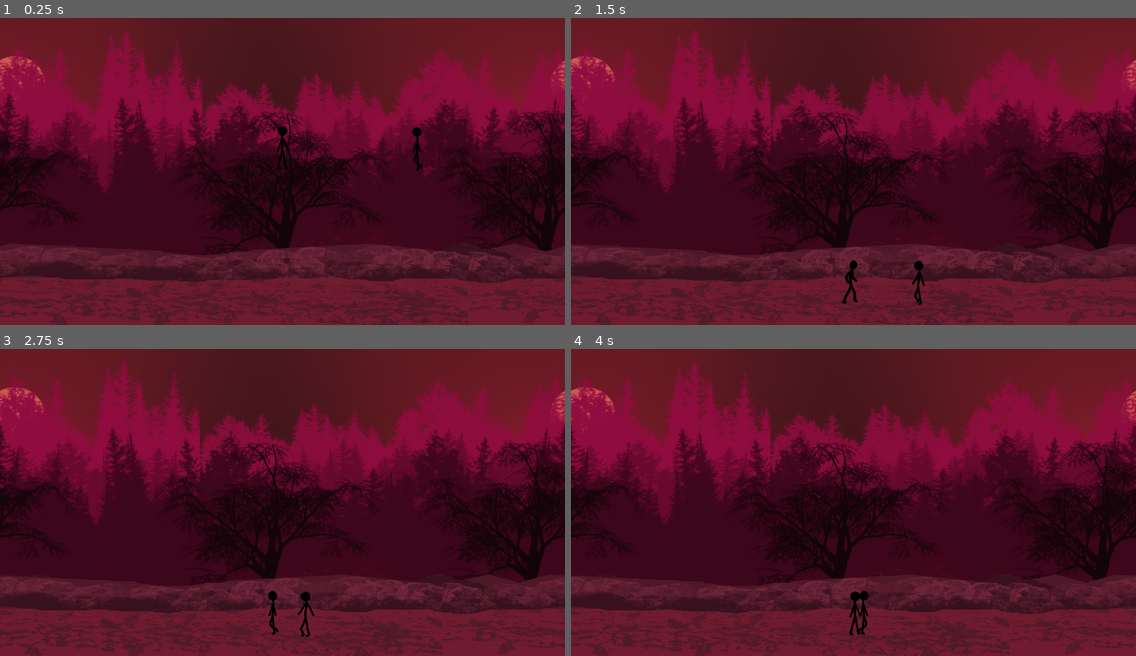
Above: before the commit, frames 1-4 (two rows, left to right).
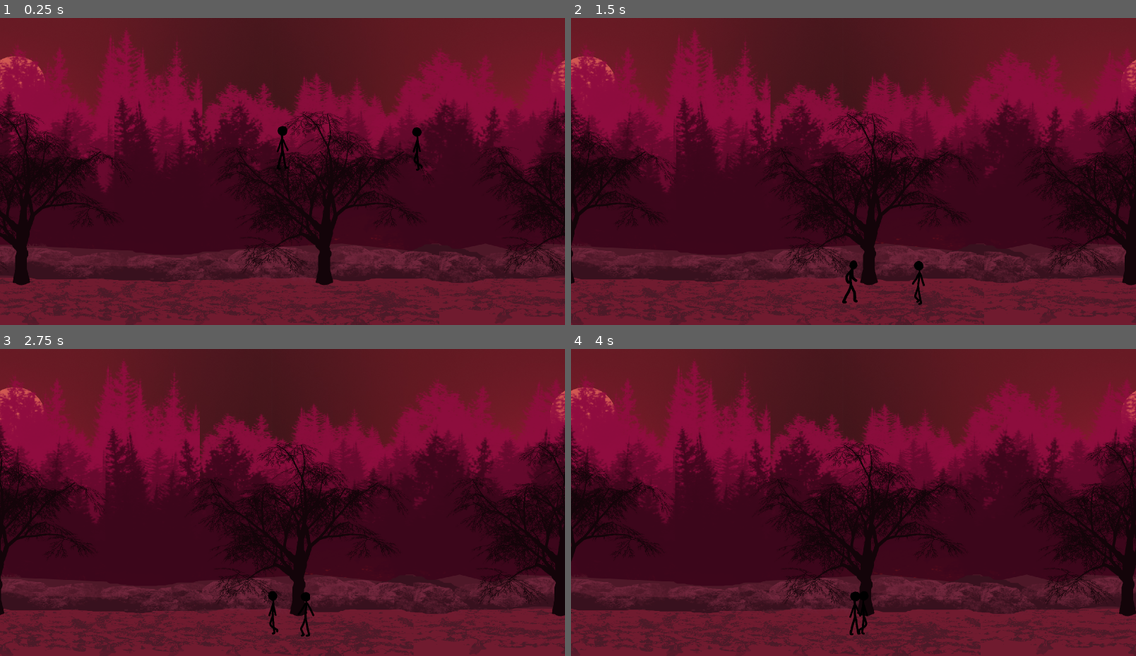
Above: after the commit, the same moments.

Repository: SUGANTH-V-27/stickman
Game: Godot game, scene res://scenes/main.tscn
Same seed, same stepped clock (60 frames per second), same inputs: the game is played once before the commit and once after it.
Inputs:
- Up to frame 1 (0.25 s): no input
- Up to frame 2 (1.5 s): hold Space (attack) 0.53-1.28 s; hold Right (ui_right) from 0.53 s (still down); tap K (kick) at 1.35 s
- Up to frame 3 (2.75 s): release Right (ui_right) at 2.03 s; hold Left (ui_left) from 2.03 s (still down); hold Space (attack) from 2.03 s (still down)
- Up to frame 4 (4 s): release Left (ui_left) at 2.78 s; release Space (attack) at 2.78 s; hold Right (ui_right) from 2.78 s (still down); tap K (kick) at 2.85 s; hold Space (attack) from 3.53 s (still down)

The runs differ from the first frame. In frame 1, 15% of the frame differs, in the area x 0-100%, y 30-100%; in frame 2, 14%; in frame 3, 14%; in frame 4, 13%.

Commit message:
small layer change in parallax

Diff:
--- a/scenes/main.tscn
+++ b/scenes/main.tscn
@@ -110,26 +110,26 @@
 position = Vector2(920, 540)
 texture = ExtResource("6_eb6dy")
 
-[node name="L6_Trees_front" type="ParallaxLayer" parent="ParallaxBackground"]
-motion_scale = Vector2(0.55, 0)
+[node name="L6_Ground" type="ParallaxLayer" parent="ParallaxBackground"]
+motion_scale = Vector2(1, 0)
 motion_mirroring = Vector2(1980, 0)
 
-[node name="Sprite2D" type="Sprite2D" parent="ParallaxBackground/L6_Trees_front"]
+[node name="Sprite2D" type="Sprite2D" parent="ParallaxBackground/L6_Ground"]
 texture_filter = 1
 texture_repeat = 2
 position = Vector2(900, 540)
-texture = ExtResource("7_trceg")
+texture = ExtResource("10_choun")
 
-[node name="L7_Ground" type="ParallaxLayer" parent="ParallaxBackground"]
+[node name="L7_Tree_Front" type="ParallaxLayer" parent="ParallaxBackground"]
 position = Vector2(0.5, 0)
 motion_scale = Vector2(1, 0)
 motion_mirroring = Vector2(1980, 0)
 
-[node name="Sprite2D" type="Sprite2D" parent="ParallaxBackground/L7_Ground"]
+[node name="Sprite2D" type="Sprite2D" parent="ParallaxBackground/L7_Tree_Front"]
 texture_filter = 1
 texture_repeat = 2
 position = Vector2(1000, 540)
-texture = ExtResource("10_choun")
+texture = ExtResource("7_trceg")
 
 [node name="StaticBody2D" type="StaticBody2D" parent="."]
 collision_mask = 0
